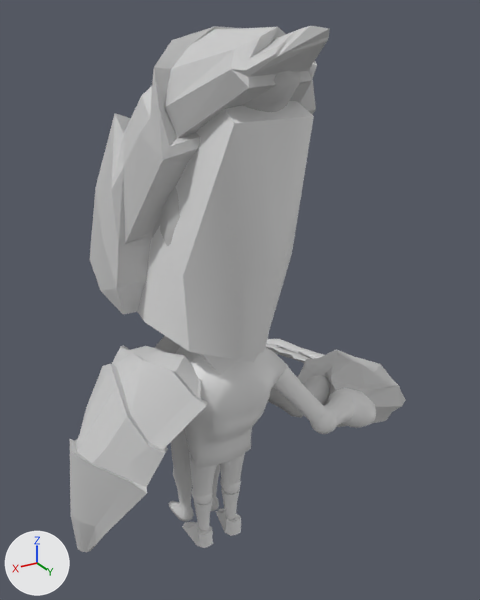
Two versions of the FBX model CrazyBrawler_MineralBrawlers/Assets/Essentials/Animations/Toon/death.FBX, one commit apart.
One viewpoint serves both versions: a camera (50 mm lens) standing at (2.25, 4.45, 4.34) and looking at (-0.7, -0.47, 1.88). The lights are fixed; the arrows at lower left show +X, +Y and +Z. Where no turn or scale is listed for an object, it has been applied to the vertices.
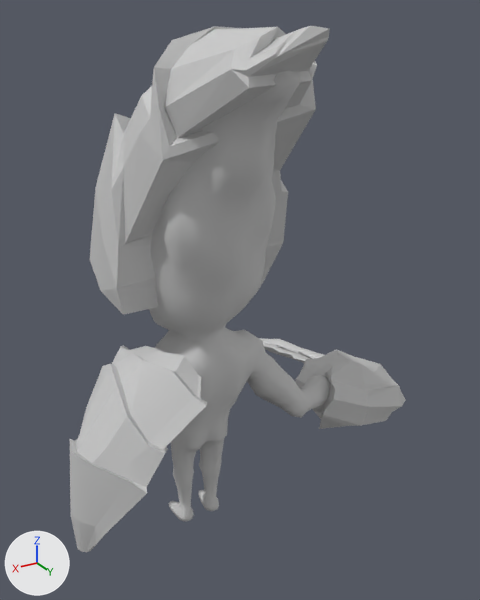
The change in detail:
Object 'Box190' (ob_box190) is deleted.

Changed parts and their boxes (x1, y1, x2, y2) in the pictures (480 x 600 px):
'Box190', deleted
    before: (138, 101, 376, 548)
